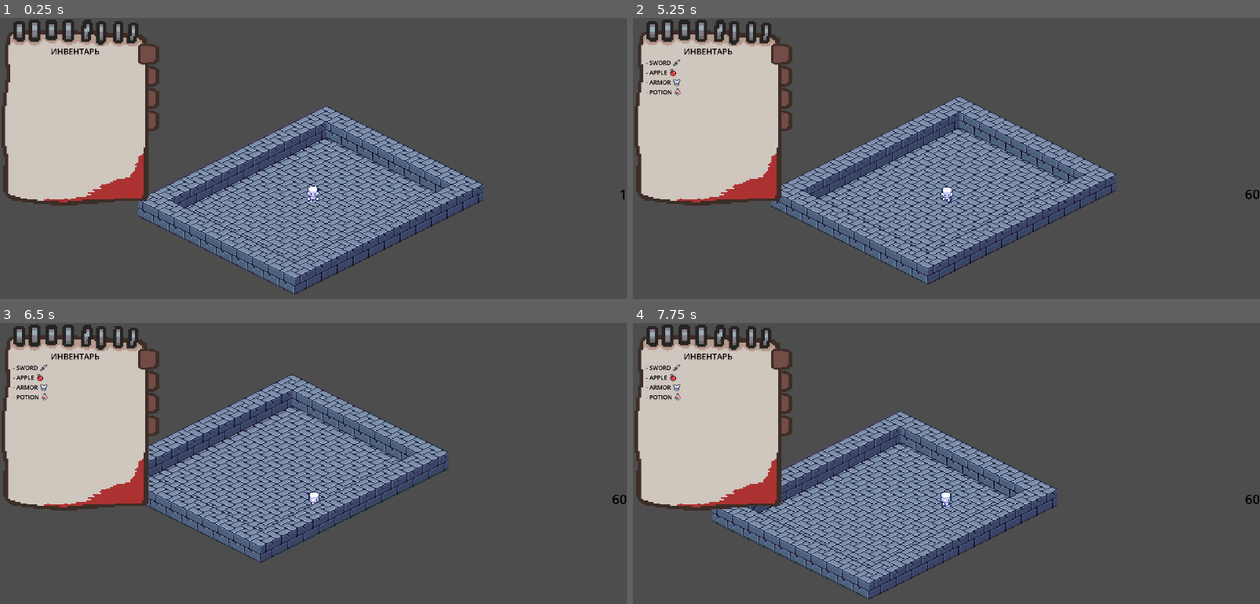
Above: before the commit, frames 1-4 (two rows, left to right).
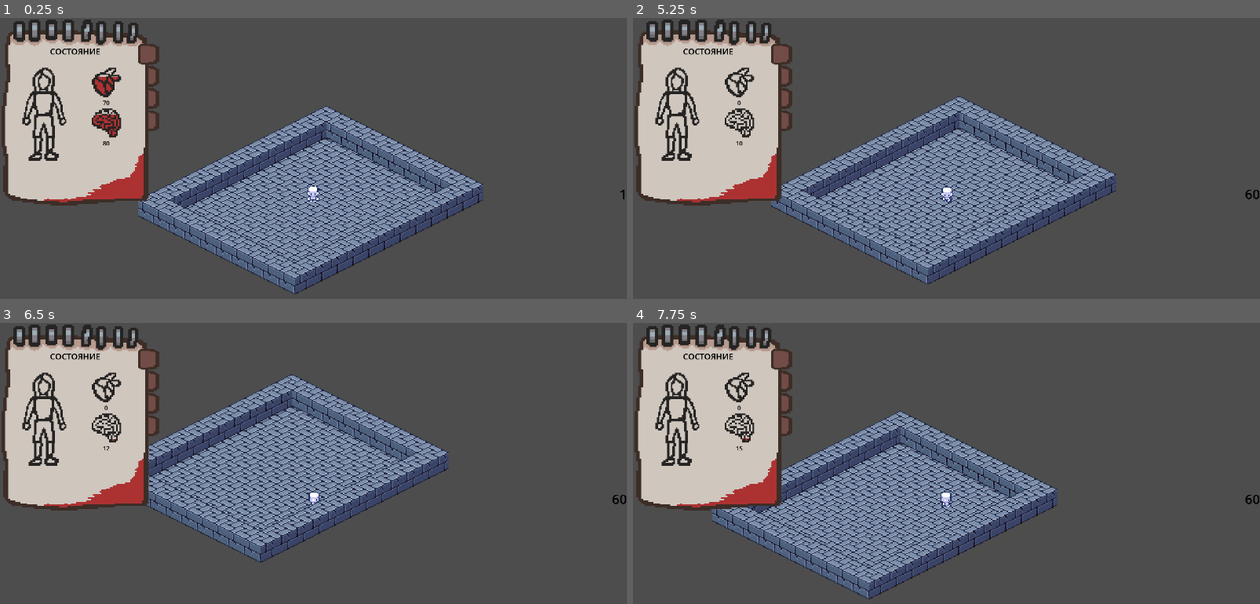
Above: after the commit, the same moments.

Repository: yeszvq/podval2_demo
Game: Godot game, scene res://scene/game/level/test_level.tscn
The game is run twice, just before and just after one commit, with the same random seed, the same clock (stepped at 60 frames per second) and the same inputs.
Inputs (mouse positions are in pixels of both pictures, inside the frame that each line leads up to):
- Up to frame 1 (0.25 s): no input
- Up to frame 2 (5.25 s): tap Enter at 0.5 s; move the mouse to (1084, 175) at 0.52 s; hold D (right) 0.53-1.28 s; click (1084, 175) at 0.6 s; move the mouse to (821, 211) at 1.27 s; hold S (down) 1.28-2.03 s; click (821, 211) at 1.35 s; move the mouse to (1009, 116) at 2.02 s; hold D (right) 2.03-2.78 s; tap Tab (open_invetory) at 2.1, 5.1 s; click (1009, 116) at 2.3 s; move the mouse to (915, 265) at 2.77 s; hold W (up) 2.78-3.53 s; tap T (test_button) at 2.85 s; click (915, 265) at 3.05 s; move the mouse to (1134, 248) at 3.52 s; hold A (left) 3.53-5.03 s; click (1134, 248) at 3.6 s; move the mouse to (758, 141) at 4.27 s; click (758, 141) at 4.35 s; move the mouse to (977, 195) at 5.02 s; hold S (down) from 5.03 s (still down)
- Up to frame 3 (6.5 s): click (344, 500) at 5.3 s; move the mouse to (219, 410) at 5.77 s; release S (down) at 5.78 s; hold D (right) from 5.78 s (still down); tap T (test_button) at 5.85 s; click (219, 410) at 6.05 s
- Up to frame 4 (7.75 s): move the mouse to (1084, 480) at 6.52 s; release D (right) at 6.53 s; hold W (up) 6.53-7.28 s; click (1084, 480) at 6.6 s; move the mouse to (821, 516) at 7.27 s; hold D (right) from 7.28 s (still down); click (821, 516) at 7.35 s

The runs differ from the first frame. In frame 1, 1.7% of the frame differs, in the area x 3-20%, y 10-51%; in frame 2, 1.6%; in frame 3, 1.6%; in frame 4, 1.6%.

Commit message:
Добавил систему конечностей и отображение  их повреждений
Добавлен json файл с перечислением конечностей, его чтение и переменная для хранения конечностей в скрипте Inventory. Также сделана отображение конечно в зависимости от повреждения и прописано обновление под это. Само обновление конечностей контролируется переменной, чтобы постоянно оно не работало и не нагружало систему.

Diff:
--- /dev/null
+++ b/assets/json data/limbs.json
@@ -0,0 +1,18 @@
+{
+    "arm left": {
+        "name": "левая рука",
+        "damage": 0
+    },
+    "arm right": {
+        "name": "правая рука",
+        "damage": 0
+    },
+    "leg_dw_l": {
+        "name": "левая ступня",
+        "damage": 0
+    },
+    "leg_dw_r": {
+        "name": "правая ступня",
+        "damage": 0
+    }
+}
--- a/scene/game/level/test_level.tscn
+++ b/scene/game/level/test_level.tscn
@@ -9,12 +9,18 @@
 [ext_resource type="Texture2D" uid="uid://csoq0ptfkk6cj" path="res://assets/sprite/ui/notebook/list_sprite.png" id="6_0bsnx"]
 [ext_resource type="Texture2D" uid="uid://bke6u2lui1tf8" path="res://assets/sprite/ui/notebook/part_button_1.png" id="7_p7fhg"]
 [ext_resource type="Texture2D" uid="uid://df7mr66bao31s" path="res://assets/sprite/ui/notebook/part_button_2.png" id="8_w7xdh"]
-[ext_resource type="Texture2D" uid="uid://313rox8kpjff" path="res://assets/sprite/ui/notebook/human.png" id="9_qmtfe"]
+[ext_resource type="Texture2D" uid="uid://coc11q4vwjnkk" path="res://assets/sprite/ui/notebook/human_part/head.png" id="9_jtfma"]
+[ext_resource type="Texture2D" uid="uid://lwrdml1lfsy8" path="res://assets/sprite/ui/notebook/human_part/l_arm.png" id="9_v4ngu"]
+[ext_resource type="Texture2D" uid="uid://b00cafxfcnvm5" path="res://assets/sprite/ui/notebook/human_part/body.png" id="10_mhmei"]
 [ext_resource type="Texture2D" uid="uid://bc5tubyacxvw0" path="res://assets/sprite/ui/notebook/heart_white.png" id="10_rpthl"]
 [ext_resource type="Texture2D" uid="uid://cr8sxtnyh4lr1" path="res://assets/sprite/ui/notebook/heart_red.png" id="11_c52p4"]
 [ext_resource type="PackedScene" uid="uid://beafq4imka17d" path="res://scene/game/items/apple.tscn" id="11_s5wqk"]
 [ext_resource type="Texture2D" uid="uid://2y2hc8kxf61k" path="res://assets/sprite/ui/notebook/brain_white.png" id="12_7mof1"]
+[ext_resource type="Texture2D" uid="uid://b018l7rwyqrn4" path="res://assets/sprite/ui/notebook/human_part/leg_up.png" id="12_ypt84"]
+[ext_resource type="Texture2D" uid="uid://b6s08gx84tf0l" path="res://assets/sprite/ui/notebook/human_part/leg_dw_l.png" id="13_fob5v"]
 [ext_resource type="Texture2D" uid="uid://dgw5qlvtx0lsk" path="res://assets/sprite/ui/notebook/braind_red.png" id="13_i36et"]
+[ext_resource type="Texture2D" uid="uid://c33ou4120sevd" path="res://assets/sprite/ui/notebook/human_part/leg_dw_r.png" id="14_7t7qm"]
+[ext_resource type="Texture2D" uid="uid://cr83lyu4acf03" path="res://assets/sprite/ui/notebook/human_part/r_arm.png" id="15_wubpr"]
 
 [sub_resource type="TileSetAtlasSource" id="TileSetAtlasSource_3d2jg"]
 texture = ExtResource("1_t7mr3")
@@ -319,6 +325,7 @@
 theme_override_constants/separation = 10
 
 [node name="inv_node" type="PanelContainer" parent="CanvasLayer/HUD/MarginContainer/VBoxContainer/notepad_main_node/PanelContainer/TextureRect/PanelContainer/MarginContainer" groups=["node_ui_notebook"]]
+visible = false
 layout_mode = 2
 theme_override_styles/panel = ExtResource("4_jgy30")
 
@@ -339,7 +346,6 @@
 layout_mode = 2
 
 [node name="status_node" type="PanelContainer" parent="CanvasLayer/HUD/MarginContainer/VBoxContainer/notepad_main_node/PanelContainer/TextureRect/PanelContainer/MarginContainer" groups=["node_ui_notebook"]]
-visible = false
 layout_mode = 2
 theme_override_styles/panel = ExtResource("4_jgy30")
 
@@ -368,15 +374,94 @@
 size_flags_horizontal = 3
 theme_override_styles/panel = ExtResource("4_jgy30")
 
-[node name="MarginContainer" type="MarginContainer" parent="CanvasLayer/HUD/MarginContainer/VBoxContainer/notepad_main_node/PanelContainer/TextureRect/PanelContainer/MarginContainer/status_node/VBoxContainer/HBoxContainer2/PanelContainer"]
-layout_mode = 2
-theme_override_constants/margin_left = 55
-
-[node name="TextureRect" type="TextureRect" parent="CanvasLayer/HUD/MarginContainer/VBoxContainer/notepad_main_node/PanelContainer/TextureRect/PanelContainer/MarginContainer/status_node/VBoxContainer/HBoxContainer2/PanelContainer/MarginContainer"]
-custom_minimum_size = Vector2(150, 300)
+[node name="HBoxContainer" type="HBoxContainer" parent="CanvasLayer/HUD/MarginContainer/VBoxContainer/notepad_main_node/PanelContainer/TextureRect/PanelContainer/MarginContainer/status_node/VBoxContainer/HBoxContainer2/PanelContainer"]
 layout_mode = 2
 size_flags_horizontal = 4
-texture = ExtResource("9_qmtfe")
+size_flags_vertical = 4
+theme_override_constants/separation = 0
+
+[node name="head_body" type="VBoxContainer" parent="CanvasLayer/HUD/MarginContainer/VBoxContainer/notepad_main_node/PanelContainer/TextureRect/PanelContainer/MarginContainer/status_node/VBoxContainer/HBoxContainer2/PanelContainer/HBoxContainer"]
+layout_mode = 2
+theme_override_constants/separation = 0
+
+[node name="HBoxContainer" type="HBoxContainer" parent="CanvasLayer/HUD/MarginContainer/VBoxContainer/notepad_main_node/PanelContainer/TextureRect/PanelContainer/MarginContainer/status_node/VBoxContainer/HBoxContainer2/PanelContainer/HBoxContainer/head_body"]
+layout_mode = 2
+
+[node name="head" type="TextureRect" parent="CanvasLayer/HUD/MarginContainer/VBoxContainer/notepad_main_node/PanelContainer/TextureRect/PanelContainer/MarginContainer/status_node/VBoxContainer/HBoxContainer2/PanelContainer/HBoxContainer/head_body/HBoxContainer"]
+custom_minimum_size = Vector2(68, 72)
+layout_direction = 1
+layout_mode = 2
+size_flags_horizontal = 6
+texture = ExtResource("9_jtfma")
+expand_mode = 1
+
+[node name="HBoxContainer2" type="HBoxContainer" parent="CanvasLayer/HUD/MarginContainer/VBoxContainer/notepad_main_node/PanelContainer/TextureRect/PanelContainer/MarginContainer/status_node/VBoxContainer/HBoxContainer2/PanelContainer/HBoxContainer/head_body"]
+layout_mode = 2
+theme_override_constants/separation = 0
+
+[node name="body" type="TextureRect" parent="CanvasLayer/HUD/MarginContainer/VBoxContainer/notepad_main_node/PanelContainer/TextureRect/PanelContainer/MarginContainer/status_node/VBoxContainer/HBoxContainer2/PanelContainer/HBoxContainer/head_body/HBoxContainer2"]
+custom_minimum_size = Vector2(64, 72)
+layout_mode = 2
+size_flags_horizontal = 6
+texture = ExtResource("10_mhmei")
+
+[node name="HBoxContainer3" type="HBoxContainer" parent="CanvasLayer/HUD/MarginContainer/VBoxContainer/notepad_main_node/PanelContainer/TextureRect/PanelContainer/MarginContainer/status_node/VBoxContainer/HBoxContainer2/PanelContainer/HBoxContainer/head_body"]
+layout_mode = 2
+
+[node name="leg_up" type="TextureRect" parent="CanvasLayer/HUD/MarginContainer/VBoxContainer/notepad_main_node/PanelContainer/TextureRect/PanelContainer/MarginContainer/status_node/VBoxContainer/HBoxContainer2/PanelContainer/HBoxContainer/head_body/HBoxContainer3"]
+custom_minimum_size = Vector2(68, 72)
+layout_direction = 1
+layout_mode = 2
+size_flags_horizontal = 6
+texture = ExtResource("12_ypt84")
+expand_mode = 1
+
+[node name="HBoxContainer5" type="HBoxContainer" parent="CanvasLayer/HUD/MarginContainer/VBoxContainer/notepad_main_node/PanelContainer/TextureRect/PanelContainer/MarginContainer/status_node/VBoxContainer/HBoxContainer2/PanelContainer/HBoxContainer/head_body"]
+layout_mode = 2
+
+[node name="TextureRect2" type="TextureRect" parent="CanvasLayer/HUD/MarginContainer/VBoxContainer/notepad_main_node/PanelContainer/TextureRect/PanelContainer/MarginContainer/status_node/VBoxContainer/HBoxContainer2/PanelContainer/HBoxContainer/head_body/HBoxContainer5"]
+custom_minimum_size = Vector2(44, 68)
+layout_mode = 2
+texture = ExtResource("13_fob5v")
+
+[node name="TextureRect" type="TextureRect" parent="CanvasLayer/HUD/MarginContainer/VBoxContainer/notepad_main_node/PanelContainer/TextureRect/PanelContainer/MarginContainer/status_node/VBoxContainer/HBoxContainer2/PanelContainer/HBoxContainer/head_body/HBoxContainer5"]
+custom_minimum_size = Vector2(44, 68)
+layout_mode = 2
+texture = ExtResource("14_7t7qm")
+
+[node name="PanelContainer" type="PanelContainer" parent="CanvasLayer/HUD/MarginContainer/VBoxContainer/notepad_main_node/PanelContainer/TextureRect/PanelContainer/MarginContainer/status_node/VBoxContainer/HBoxContainer2/PanelContainer"]
+layout_mode = 2
+theme_override_styles/panel = ExtResource("4_jgy30")
+
+[node name="VBoxContainer" type="VBoxContainer" parent="CanvasLayer/HUD/MarginContainer/VBoxContainer/notepad_main_node/PanelContainer/TextureRect/PanelContainer/MarginContainer/status_node/VBoxContainer/HBoxContainer2/PanelContainer/PanelContainer"]
+layout_mode = 2
+
+[node name="MarginContainer" type="MarginContainer" parent="CanvasLayer/HUD/MarginContainer/VBoxContainer/notepad_main_node/PanelContainer/TextureRect/PanelContainer/MarginContainer/status_node/VBoxContainer/HBoxContainer2/PanelContainer/PanelContainer/VBoxContainer"]
+layout_mode = 2
+theme_override_constants/margin_bottom = 68
+
+[node name="HBoxContainer" type="HBoxContainer" parent="CanvasLayer/HUD/MarginContainer/VBoxContainer/notepad_main_node/PanelContainer/TextureRect/PanelContainer/MarginContainer/status_node/VBoxContainer/HBoxContainer2/PanelContainer/PanelContainer/VBoxContainer"]
+layout_mode = 2
+
+[node name="MarginContainer" type="MarginContainer" parent="CanvasLayer/HUD/MarginContainer/VBoxContainer/notepad_main_node/PanelContainer/TextureRect/PanelContainer/MarginContainer/status_node/VBoxContainer/HBoxContainer2/PanelContainer/PanelContainer/VBoxContainer/HBoxContainer"]
+layout_mode = 2
+theme_override_constants/margin_left = 25
+
+[node name="HBoxContainer" type="HBoxContainer" parent="CanvasLayer/HUD/MarginContainer/VBoxContainer/notepad_main_node/PanelContainer/TextureRect/PanelContainer/MarginContainer/status_node/VBoxContainer/HBoxContainer2/PanelContainer/PanelContainer/VBoxContainer/HBoxContainer"]
+layout_mode = 2
+theme_override_constants/separation = 57
+
+[node name="TextureRect" type="TextureRect" parent="CanvasLayer/HUD/MarginContainer/VBoxContainer/notepad_main_node/PanelContainer/TextureRect/PanelContainer/MarginContainer/status_node/VBoxContainer/HBoxContainer2/PanelContainer/PanelContainer/VBoxContainer/HBoxContainer/HBoxContainer"]
+custom_minimum_size = Vector2(40, 104)
+layout_mode = 2
+texture = ExtResource("9_v4ngu")
+stretch_mode = 4
+
+[node name="TextureRect2" type="TextureRect" parent="CanvasLayer/HUD/MarginContainer/VBoxContainer/notepad_main_node/PanelContainer/TextureRect/PanelContainer/MarginContainer/status_node/VBoxContainer/HBoxContainer2/PanelContainer/PanelContainer/VBoxContainer/HBoxContainer/HBoxContainer"]
+custom_minimum_size = Vector2(40, 104)
+layout_mode = 2
+texture = ExtResource("15_wubpr")
+stretch_mode = 4
 
 [node name="VBoxContainer" type="VBoxContainer" parent="CanvasLayer/HUD/MarginContainer/VBoxContainer/notepad_main_node/PanelContainer/TextureRect/PanelContainer/MarginContainer/status_node/VBoxContainer/HBoxContainer2"]
 layout_mode = 2
--- a/src/global.gd
+++ b/src/global.gd
@@ -21,6 +21,10 @@
 		temp[key]["key"] = key
 		abilities.append(temp[key])
 
+	temp = read_from_json("res://assets/json data/limbs.json")
+	for key in temp:
+		temp[key]["key"] = key
+		Inventory.limbs.append(temp[key])
 #Чтение данных из файла
 func read_from_json(path):
 	var file = FileAccess.open(path, FileAccess.READ)
--- a/src/inventory.gd
+++ b/src/inventory.gd
@@ -5,6 +5,7 @@
 var notes = []
 var items = []
 var lenght = 9
+var limbs = []
 
 #Заранее генерим 9 пустых ячеек
 func _ready():
@@ -19,6 +20,12 @@
 	notes.append(Global.notes[2])
 	notes.append(Global.notes[3])
 	#print(items[0])
+
+#изменяем состояние конечности
+func limb_change(index, damage):
+	limbs[index]["damage"] = damage
+	update(3, true)
+	pass
 
 #изменяем значение состойний
 func bar_change(index, value):
@@ -69,6 +76,6 @@
 	pass
 
 #сигнал, чтобы если предмет появился во время открытого инвентаря, то он бы сразу показался
-func update(index):
-	Events.emit_signal("update_notebook", index)
+func update(index, limb = false):
+	Events.emit_signal("update_notebook", index, limb)
 	pass
--- a/src/inventory/HUD.gd
+++ b/src/inventory/HUD.gd
@@ -1,23 +1,24 @@
 extends PanelContainer
 
 #Заметка для разработки
-#Нужен скрипт для заполнения инвентаря
-#Для этого ещё необходимо создать ноду которая будет шаблоном для вещей
-#Что-то вроде ItemSlot как у меня было.
 
 
-
+#переменные для работы
+var limb_change = true
 
 
 
 #переменные которые хранят пути узлов
 var notepad_main_node
 var shared_content = []
+var limbs = []
 
 
 
 func _ready():
 	#назначение переменных
+
+	#назначение путей
 	notepad_main_node = $MarginContainer/VBoxContainer/notepad_main_node
 	#узел на который будут крепиться узла показывающие заметку 0
 	shared_content.append($MarginContainer/VBoxContainer/notepad_main_node/PanelContainer/TextureRect/PanelContainer/MarginContainer/notes_node/VBoxContainer/VBoxContainer)
@@ -31,6 +32,15 @@
 	shared_content.append($MarginContainer/VBoxContainer/notepad_main_node/PanelContainer/TextureRect/PanelContainer/MarginContainer/note_shablon)
 	#узел к которому будут прикрепляться узлы показывающие предметы в инвентаре 5
 	shared_content.append($MarginContainer/VBoxContainer/notepad_main_node/PanelContainer/TextureRect/PanelContainer/MarginContainer/inv_node/VBoxContainer/VBoxContainer)
+	#пути для частей тела
+		#левая рука 0
+	limbs.append($MarginContainer/VBoxContainer/notepad_main_node/PanelContainer/TextureRect/PanelContainer/MarginContainer/status_node/VBoxContainer/HBoxContainer2/PanelContainer/PanelContainer/VBoxContainer/HBoxContainer/HBoxContainer/TextureRect)
+		#правая рука 1
+	limbs.append($MarginContainer/VBoxContainer/notepad_main_node/PanelContainer/TextureRect/PanelContainer/MarginContainer/status_node/VBoxContainer/HBoxContainer2/PanelContainer/PanelContainer/VBoxContainer/HBoxContainer/HBoxContainer/TextureRect2)
+		#левая ступня 2
+	limbs.append($MarginContainer/VBoxContainer/notepad_main_node/PanelContainer/TextureRect/PanelContainer/MarginContainer/status_node/VBoxContainer/HBoxContainer2/PanelContainer/HBoxContainer/head_body/HBoxContainer5/TextureRect2)
+		#правая ступня 3
+	limbs.append($MarginContainer/VBoxContainer/notepad_main_node/PanelContainer/TextureRect/PanelContainer/MarginContainer/status_node/VBoxContainer/HBoxContainer2/PanelContainer/HBoxContainer/head_body/HBoxContainer5/TextureRect)
 
 
 	#функции при включение
@@ -86,7 +96,9 @@
 	pass
 
 #вызов функциия для обновления конкретной страницы
-func update_this_page_notebook(index):
+func update_this_page_notebook(index, limb):
+	if limb == true:
+		limb_change = true
 	content_generate(index)
 	pass
 
@@ -134,11 +146,23 @@
 						temp_node.get_child(0).get_child(1).texture = load("res://assets/sprite/items/" + Inventory.items[i]["icon"])
 		#состояние
 		2:
+			#изменение параметров рассудка и боли
 			temp = get_tree().get_nodes_in_group("status_bar")
 			temp[0].value = Inventory.mind_pain[1]
 			temp[2].value = Inventory.mind_pain[0]
 			temp[1].text = str(Inventory.mind_pain[1])
 			temp[3].text = str(Inventory.mind_pain[0])
+
+			#изменение отображения частей тела
+			temp = 0
+			if limb_change == true:
+				for i in Inventory.limbs:
+					if i["damage"] == 1:
+						limbs[temp].modulate.a = 0
+					elif i["damage"] == 2:
+						limbs[temp].modulate.a = 1
+					temp += 1
+				limb_change = false
 		#карта
 		#3:
 			#print()
Binary file added: assets/sprite/ui/notebook/human_part/body.aseprite
Binary file added: assets/sprite/ui/notebook/human_part/body.png
Not shown, added: assets/sprite/ui/notebook/human_part/body.png.import
Binary file added: assets/sprite/ui/notebook/human_part/head.png
Not shown, added: assets/sprite/ui/notebook/human_part/head.png.import
Binary file added: assets/sprite/ui/notebook/human_part/l_arm.png
Not shown, added: assets/sprite/ui/notebook/human_part/l_arm.png.import
Binary file added: assets/sprite/ui/notebook/human_part/leg_dw_l.png
Not shown, added: assets/sprite/ui/notebook/human_part/leg_dw_l.png.import
Binary file added: assets/sprite/ui/notebook/human_part/leg_dw_r.png
Not shown, added: assets/sprite/ui/notebook/human_part/leg_dw_r.png.import
Binary file added: assets/sprite/ui/notebook/human_part/leg_up.png
(and 4 more such lines)
